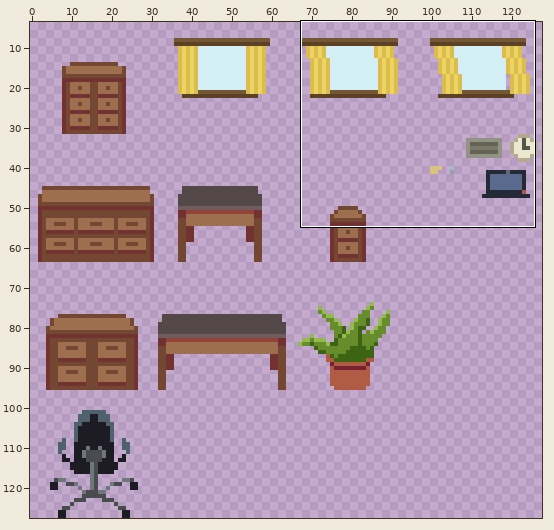
A sprite sheet gets an edit: Assets/Resources/SpriteSheet/GameSheet.png. Above, an overview of the earlier version with the close-up marked.
Close-up. As it was:
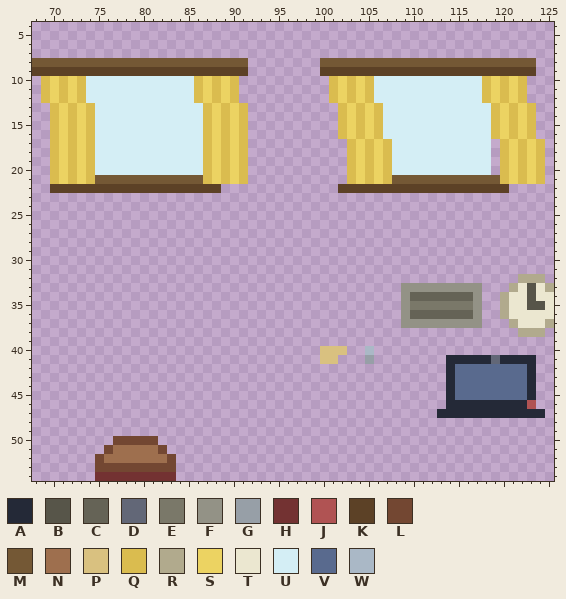
The file is 128x128 pixels. Pixels under 10% opacity are left out. Shown: x 68..125, y 4..54. The wide view leaves out empty margins. The commit also changed other parts of the picture, which this record leaves out.
Palette (. is transparent): A #242937  B #575549  C #656356  D #626777  E #7a7869  F #939286  G #979fa7  H #733232  J #b05353  K #5c4126  L #734732  M #745835  N #9e6f4e  P #d9c180  Q #dabc4f  R #b1aa8d  S #ecd362  T #ebe7d0  U #d4eef5  V #596a8e  W #aab8c6
New version:
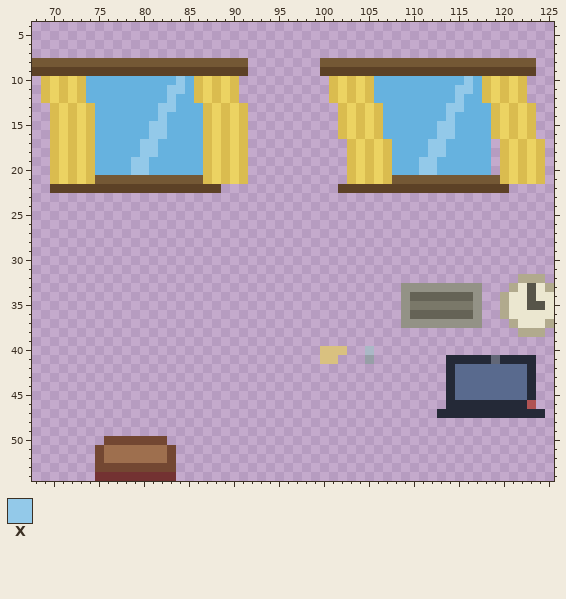
Colours new in this view: X #93c9e9
Changes in this commit:
colour U: #d4eef5 -> #66b2df
y 10: x 84 U -> X; x 116 U -> X
y 11: x 83..84 UU -> XX; x 115..116 UU -> XX
y 12: x 83 U -> X; x 115 U -> X
y 13: x 82..83 UU -> XX; x 114..115 UU -> XX
y 14: x 82 U -> X; x 114 U -> X
y 15..16: x 81..82 UU -> XX; x 113..114 UU -> XX
y 17..18: x 80..81 UU -> XX; x 112..113 UU -> XX
y 19..20: x 79..80 UU -> XX; x 111..112 UU -> XX
y 50: x 76 . -> L; x 82 . -> L
y 51: x 75..76 .L -> LN; x 82..83 L. -> NL
